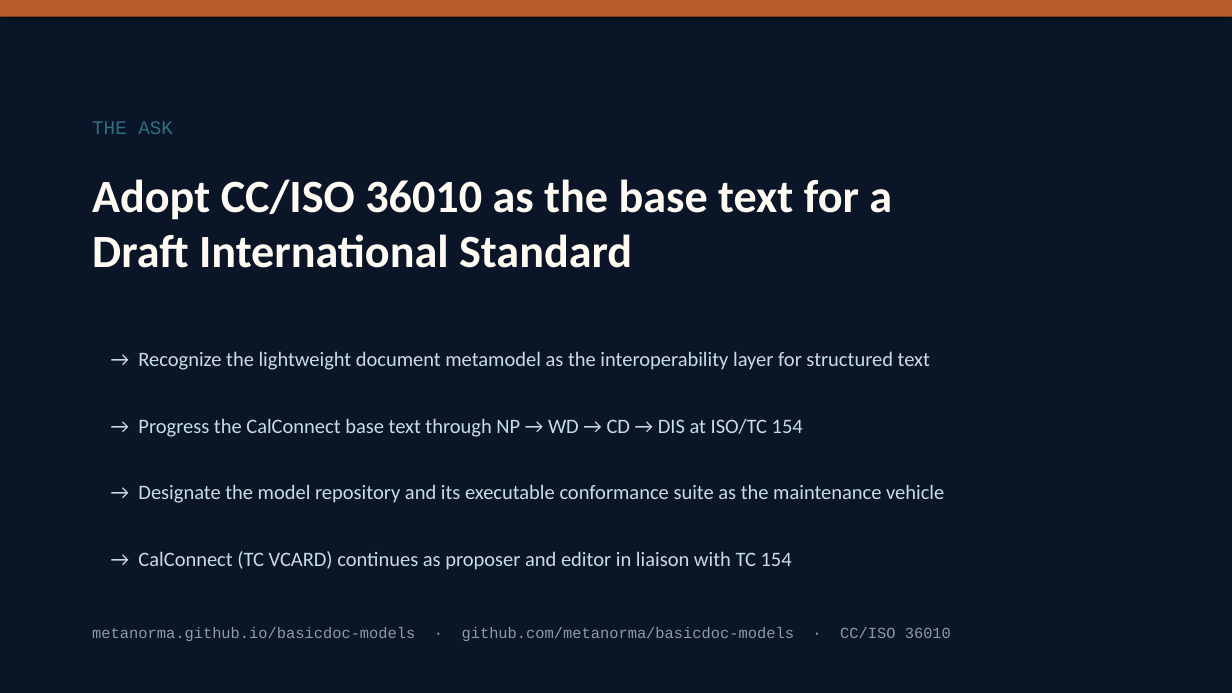
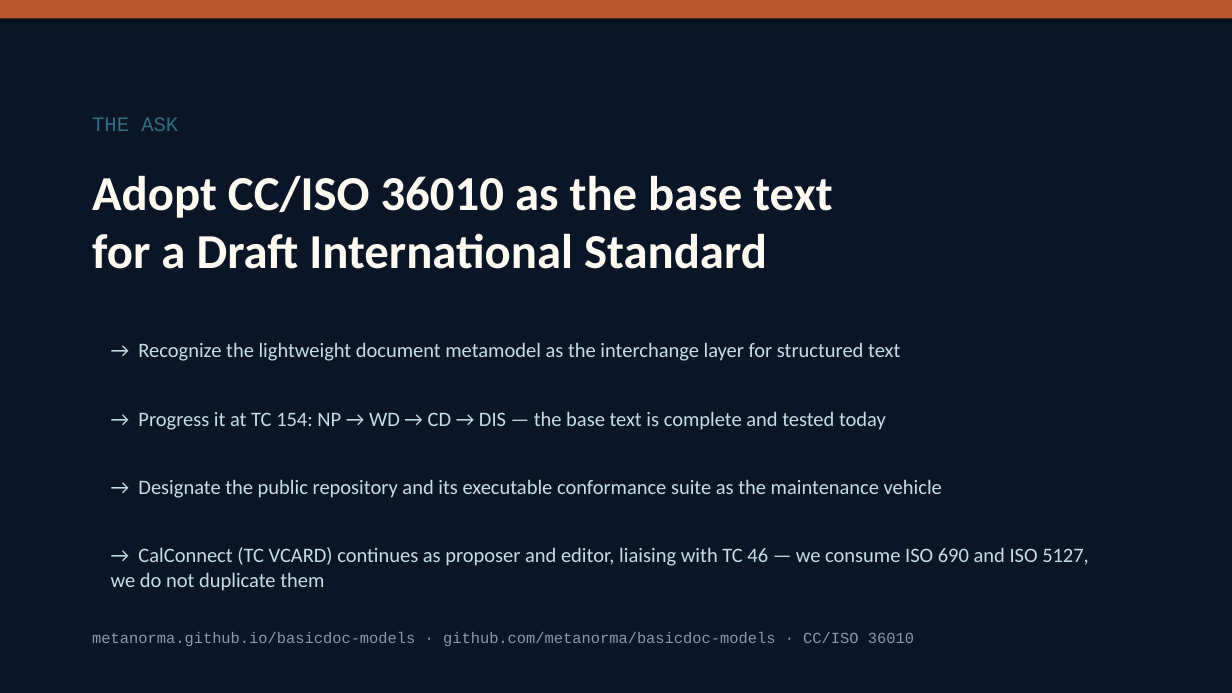
Before and after one commit to CalConnect/cc-lightweight-doc, a slide deck: slide 12 of presentations/lightweight-doc-tc154-dis-proposal.pptx (slide 8 before the commit). Drawn at 1232x693 pixels with LibreOffice and Linux fonts; fonts in the diff are those of the drawing. Boxes give left, top, right and bottom in pixels: in the first picture for what was removed or moved away, otherwise in the second. Text is boxed around its words. In the diff, an @@ line names an element or a change of style, - is before the commit and + after.

Commit message:
Rework TC 154 proposal deck as an argument with SVG diagrams
Twelve slides built on six authored diagrams (presentations/diagrams,
atlas visual language, rasterized via rsvg-convert): meaning loss
across formats, the missing layer in the document-standards stack,
HTML/RTF as serializations rather than semantics, the tier model, the
TC 154 portfolio argument (ISO 8601, ISO 6523, e-business frameworks -
rich text is the missing piece, consuming not duplicating TC 46), and
the executable conformance pipeline. Slides pre-empt the committee
questions: why not another TC, why not until now, what about HTML/RTF,
and how existing rich text keeps working.

```diff
--- a/presentations/lightweight-doc-tc154-dis-proposal.pptx
+++ b/presentations/lightweight-doc-tc154-dis-proposal.pptx
@@ text "THE ASK" at (92, 117, 178, 131): size 15 to 16 pt @@
@@ text at (92, 175, 832, 269): text changed; size 36 to 38 pt @@
-Adopt CC/ISO 36010 as the base text for a
-Draft International Standard
+Adopt CC/ISO 36010 as the base text
+for a Draft International Standard
@@ text at (138, 342, 900, 361): text changed @@
-→ Recognize the lightweight document metamodel as the interoperability layer for structured text
+→ Recognize the lightweight document metamodel as the interchange layer for structured text
@@ text at (138, 411, 886, 430): text changed @@
-→ Progress the CalConnect base text through NP → WD → CD → DIS at ISO/TC 154
+→ Progress it at TC 154: NP → WD → CD → DIS — the base text is complete and tested today
@@ text at (138, 479, 942, 498): text changed @@
-→ Designate the model repository and its executable conformance suite as the maintenance vehicle
+→ Designate the public repository and its executable conformance suite as the maintenance vehicle
@@ text at (111, 547, 1089, 591): text changed @@
-→ CalConnect (TC VCARD) continues as proposer and editor in liaison with TC 154
+→ CalConnect (TC VCARD) continues as proposer and editor, liaising with TC 46 — we consume ISO 690 and ISO 5127, we do not duplicate them
@@ text "metanorma.github.io/basicdoc-models · github.com/metanorma/b ..." rewrapped from (92, 627, 951, 641) to (92, 632, 914, 646) @@
```
Also in this commit, not shown: 2 other slides changed, 9 slides added, 5 slides removed, 13 other files.
